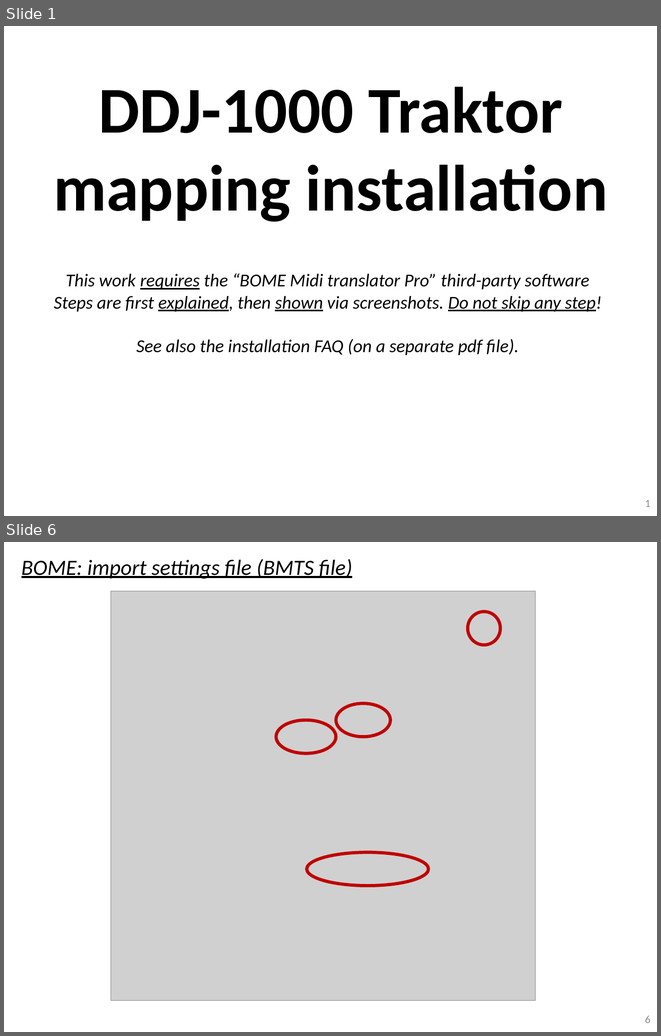
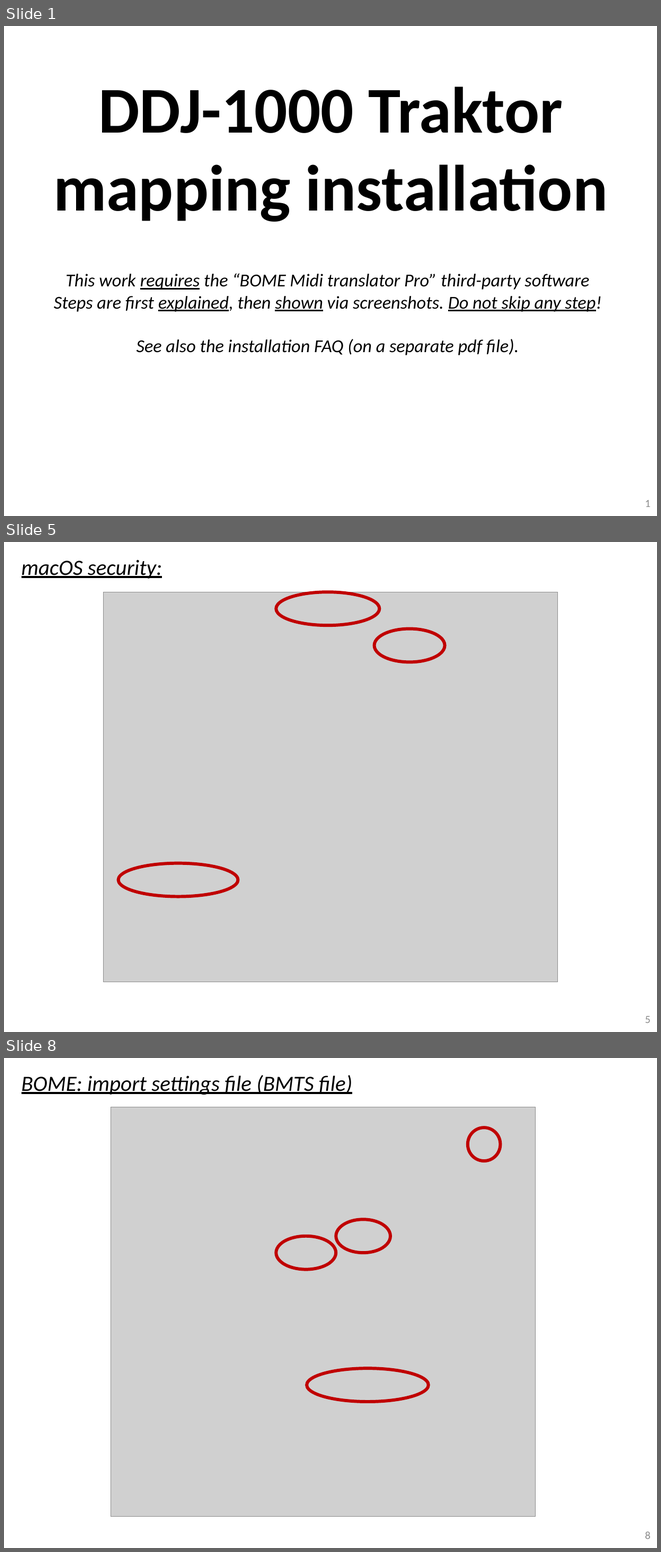
Before and after one commit to pestrela/music, a slide deck: traktor/mapping_ddj_1000/Support files/Source files/DDJ-1000 - Installation Guide.pptx. Shown one above the other, each under a label of ours: slides 1 and 6 before the commit, slides 1, 5 and 8 after it; the slides between them are not shown. The pictures are 661x1036 and 661x1552 pixels, drawn with LibreOffice and Linux fonts; fonts in the diff are those of the drawing; grey boxes stand for pictures. Boxes give left, top, right and bottom in pixels: in the first picture for what was removed or moved away, otherwise in the second. Text is boxed around its words. In the diff, an @@ line names an element or a change of style, - is before the commit and + after.

```diff
--- a/traktor/mapping_ddj_1000/Support files/Source files/DDJ-1000 - Installation Guide.pptx
+++ b/traktor/mapping_ddj_1000/Support files/Source files/DDJ-1000 - Installation Guide.pptx
@@ slide 5 added at bbox=[4, 542, 657, 1032], background #FFFFFF @@
@@ text added at bbox=[21, 559, 162, 579], 24 pt, text #000000, italic, underline @@
+macOS security:
@@ picture added at bbox=[103, 592, 558, 982] @@
@@ ellipse added at bbox=[276, 592, 379, 626], outline #C00000 3.5 pt @@
@@ ellipse added at bbox=[374, 629, 445, 662], outline #C00000 3.5 pt @@
@@ ellipse added at bbox=[118, 863, 238, 897], outline #C00000 3.5 pt @@
@@ page number added at bbox=[645, 1016, 650, 1023], 12 pt, text #8C8C8C @@
+5
@@ what was slide 6 is now slide 8 @@
@@ page number at bbox=[645, 1531, 650, 1539]: text changed @@
-6
+8
```
Also in this commit, not shown: 9 slides changed, 4 other slides added, 3 other files.
